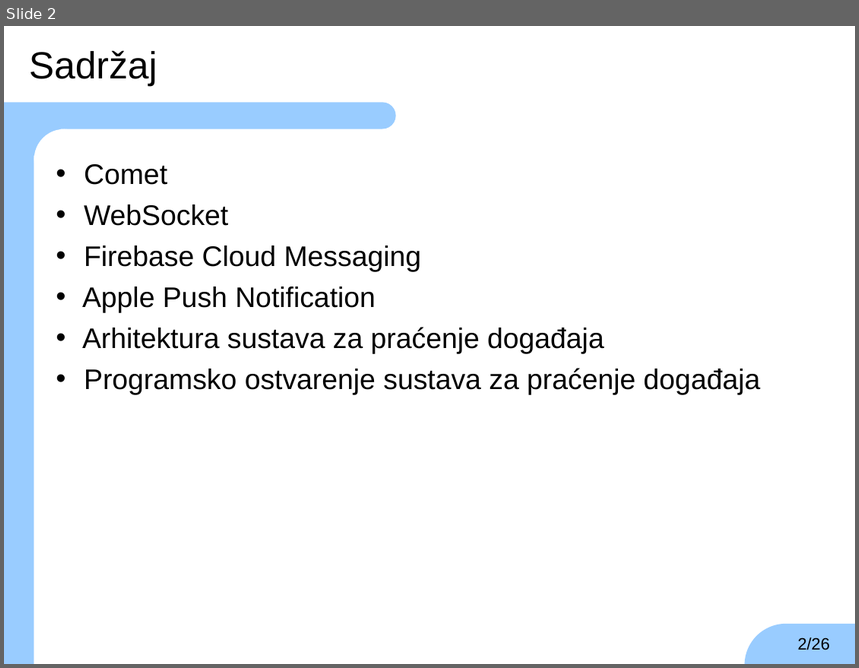
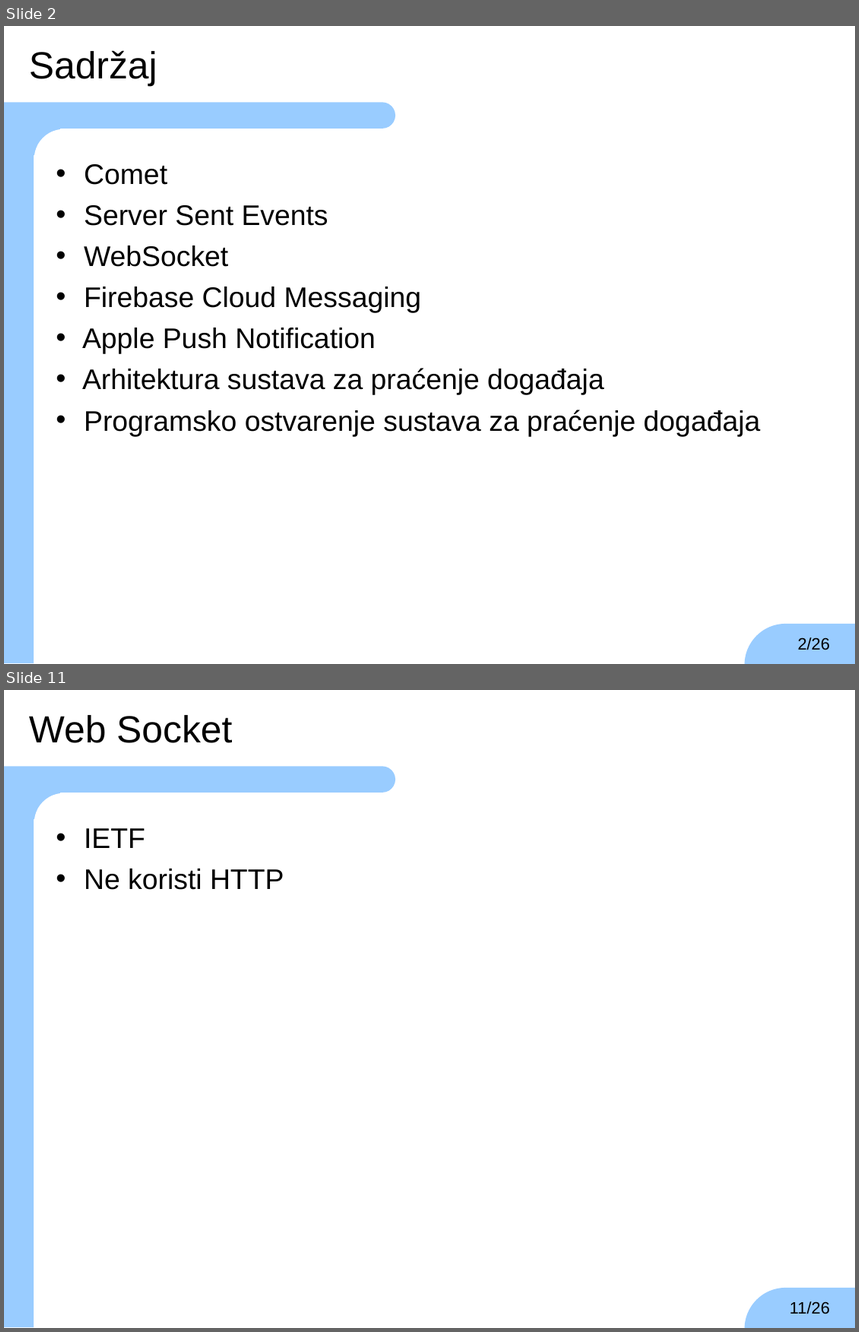
Before and after one commit to TheKarlo95/ZavrsniRad, a slide deck: zr-prezentacija-karlo-vrbic.ppt. Shown one above the other, each under a label of ours: slide 2 before the commit, slides 2 and 11 after it; the slides between them are not shown. The pictures are 859x668 and 859x1332 pixels, drawn with LibreOffice and Linux fonts; fonts in the diff are those of the drawing; background and template pictures are left out. Boxes give left, top, right and bottom in pixels: in the first picture for what was removed or moved away, otherwise in the second. Text is boxed around its words. In the diff, an @@ line names an element or a change of style, - is before the commit and + after.

```diff
--- a/zr-prezentacija-karlo-vrbic.ppt
+++ b/zr-prezentacija-karlo-vrbic.ppt
@@ slide 11 added at (4, 690, 855, 1328), background #FFFFFF; not listed: 6 template elements that a slide beside it also shows @@
@@ text added at (29, 715, 232, 743), 32 pt, text #000000 @@
+Web Socket
@@ text added at (84, 828, 284, 890), 24 pt, text #000000 @@
+• IETF
+• Ne koristi HTTP
@@ page number added at (790, 1302, 830, 1315), 14 pt, text #000000 @@
+11/26
@@ slide 2 changed as well @@
@@ text at (84, 205, 329, 226): paragraph added @@
+• Server Sent Events
```
Also in this commit, not shown: 8 other slides added, 10 other files.
